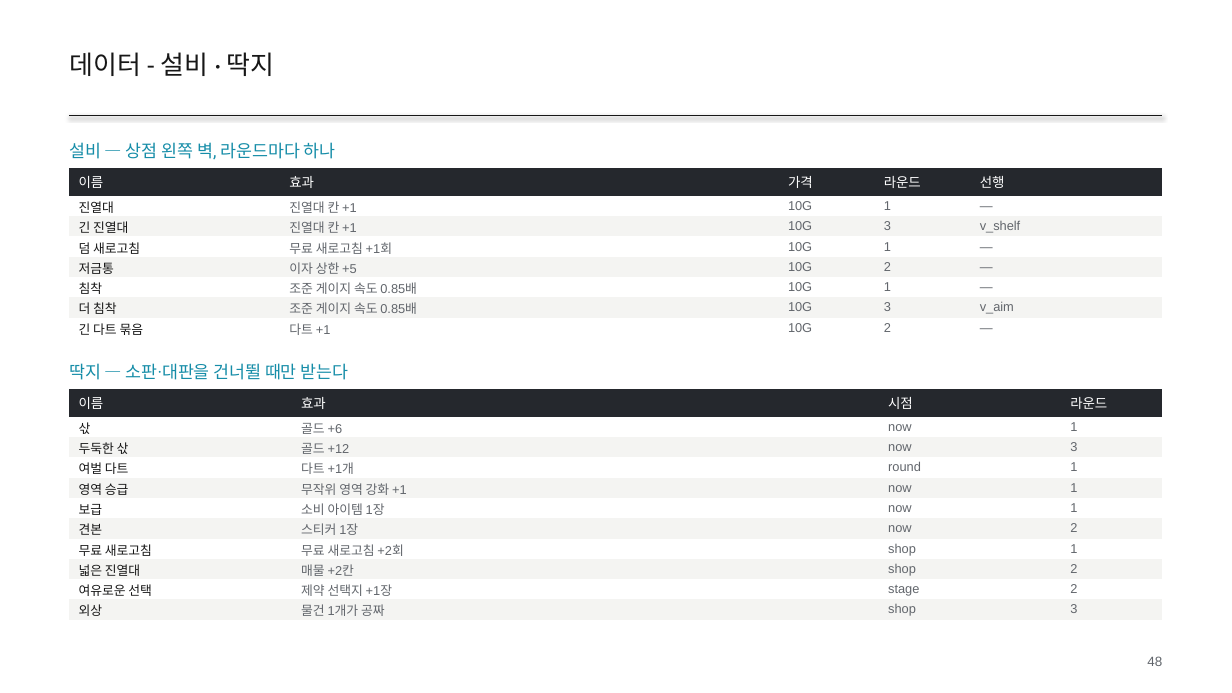
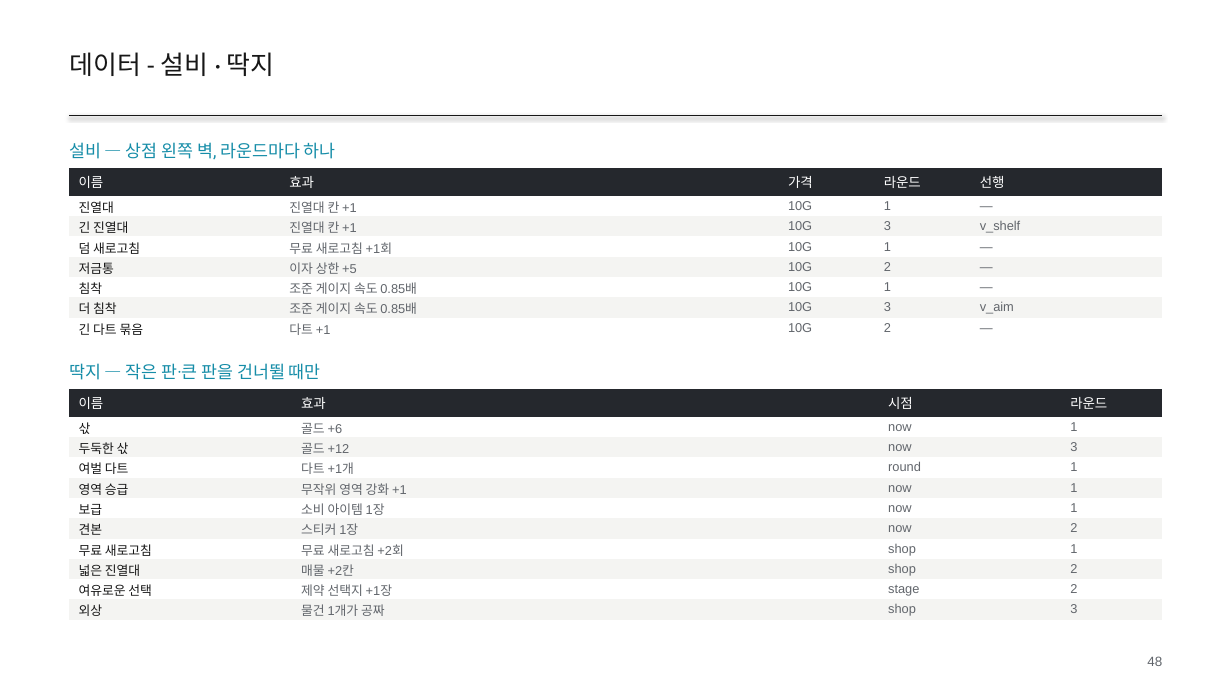
Before and after one commit to GGbong69/test-03, a slide deck: slide 48 of docs/HIGHTONE_기획서.pptx. Drawn at 1232x693 pixels with LibreOffice and Linux fonts; fonts in the diff are those of the drawing. Boxes give left, top, right and bottom in pixels: in the first picture for what was removed or moved away, otherwise in the second. Text is boxed around its words. In the diff, an @@ line names an element or a change of style, - is before the commit and + after.

```diff
--- a/docs/HIGHTONE_기획서.pptx
+++ b/docs/HIGHTONE_기획서.pptx
@@ text at [69,363,321,380]: text changed @@
-딱지 — 소판·대판을 건너뛸 때만 받는다
+딱지 — 작은 판·큰 판을 건너뛸 때만
```
Also in this commit, not shown: 16 other slides changed, 3 other files.
